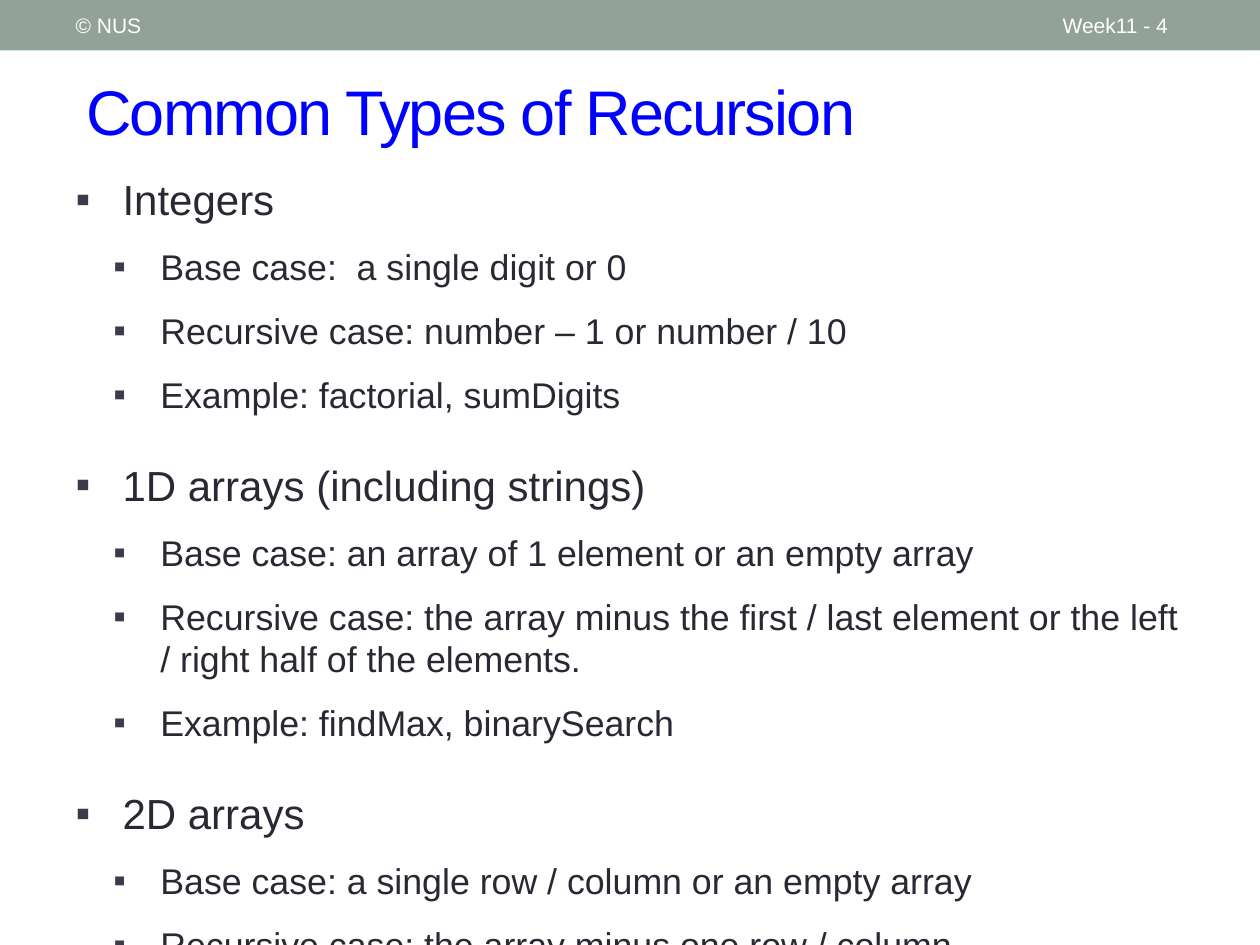
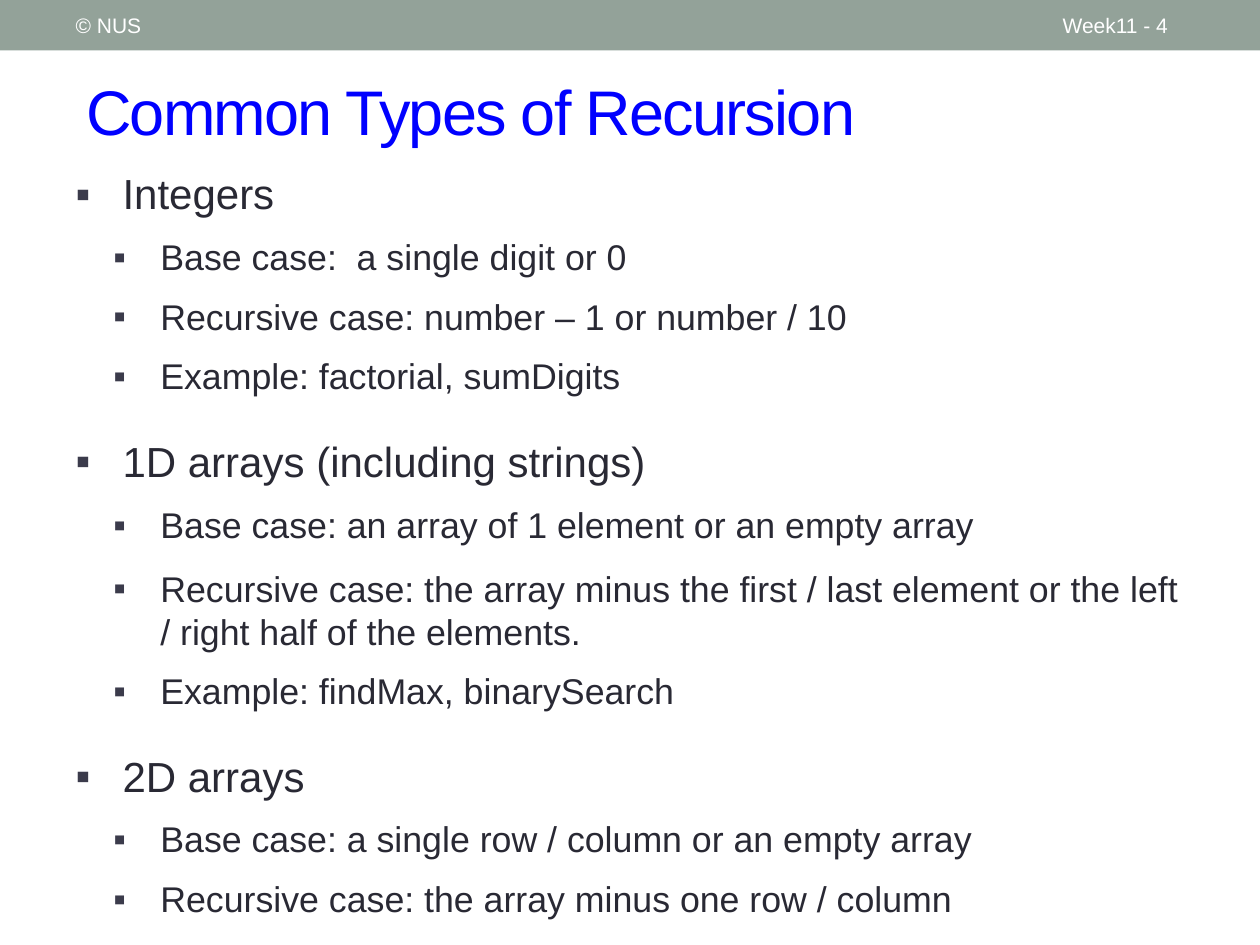
Before and after one commit to nus-cs1010-2021-s2/website, a slide deck: slide 4 of slides/Week11_Recap.pptx. Drawn at 1260x945 pixels with LibreOffice and Linux fonts; fonts in the diff are those of the drawing. Boxes give left, top, right and bottom in pixels: in the first picture for what was removed or moved away, otherwise in the second. Text is boxed around its words. In the diff, an @@ line names an element or a change of style, - is before the commit and + after.

```diff
--- a/slides/Week11_Recap.pptx
+++ b/slides/Week11_Recap.pptx
@@ text at [123,180,973,919]: line spacing 1 to 0.9 @@
```
Also in this commit, not shown: 3 other slides changed, 9 slides added, 4 other files.
